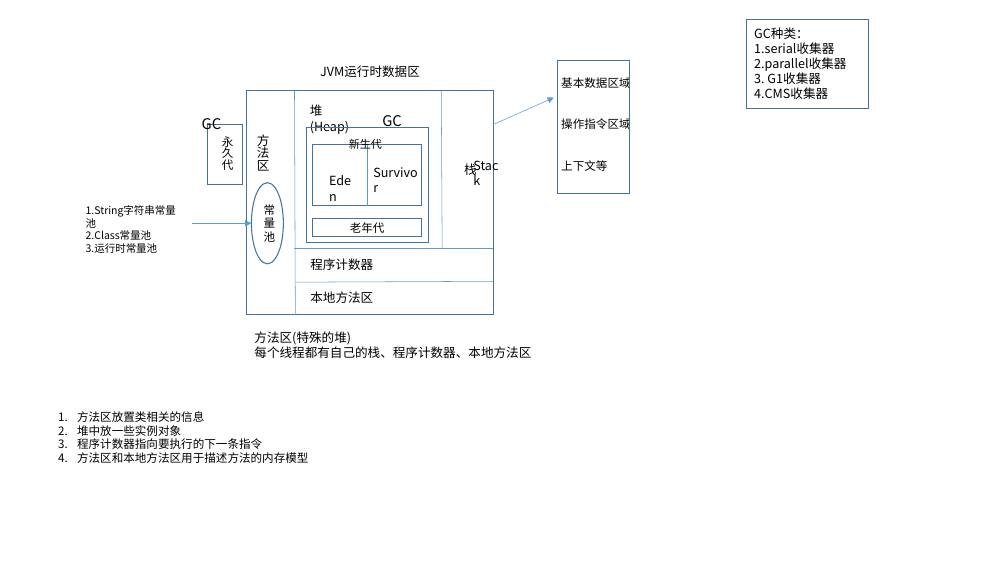
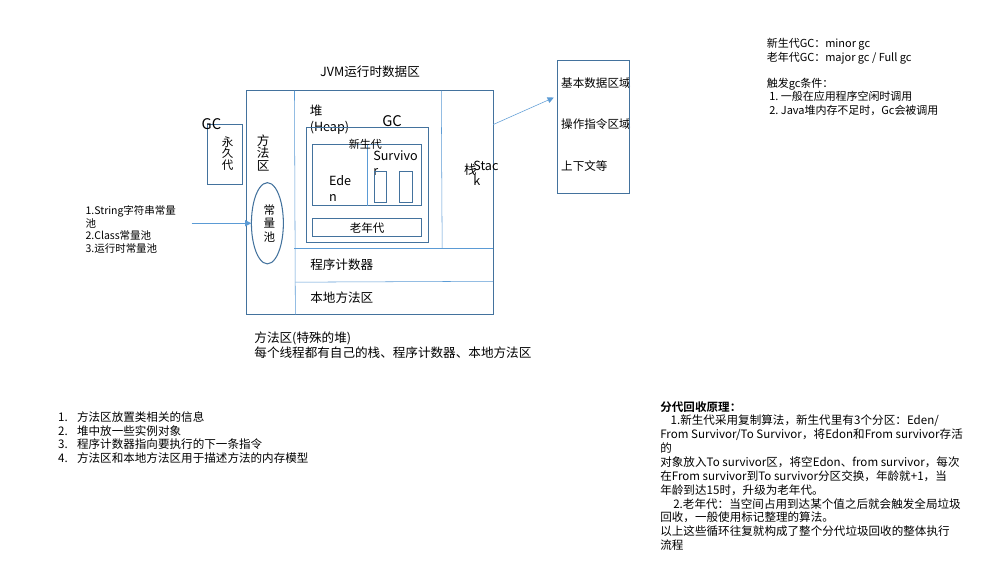
Before and after one commit to dengboyu/future, a slide deck: slide 2 of doc/doc.pptx. Drawn at 1008x567 pixels with LibreOffice and Linux fonts; fonts in the diff are those of the drawing. Boxes give left, top, right and bottom in pixels: in the first picture for what was removed or moved away, otherwise in the second. Text is boxed around its words. In the diff, an @@ line names an element or a change of style, - is before the commit and + after.

```diff
--- a/doc/doc.pptx
+++ b/doc/doc.pptx
@@ rectangle removed at bbox=[747, 19, 869, 108] @@
-GC种类：
-1.serial收集器
-2.parallel收集器
-3. G1收集器
-4.CMS收集器
@@ text added at bbox=[767, 37, 938, 115], 10.5 pt, text #000000 @@
+新生代GC：minor gc
+老年代GC：major gc / Full gc
+触发gc条件：
+1. 一般在应用程序空闲时调用
+2. Java堆内存不足时，Gc会被调用
@@ text "Survivor": place and size @@
-text "Survivor" at bbox=[366, 161, 426, 184]
+text "Survivor" at bbox=[366, 144, 426, 166]
@@ rectangle added at bbox=[374, 171, 387, 203], outline #43739E 1 pt @@
@@ rectangle added at bbox=[400, 171, 413, 203], outline #43739E 1 pt @@
@@ text added at bbox=[660, 401, 960, 550], 11 pt, text #000000 @@
+分代回收原理：
+1.新生代采用复制算法，新生代里有3个分区：Eden/
+From Survivor/To Survivor，将Edon和From survivor存活的
+对象放入To survivor区，将空Edon、from survivor，每次
+在From survivor到To survivor分区交换，年龄就+1，当
+年龄到达15时，升级为老年代。
+2.老年代：当空间占用到达某个值之后就会触发全局垃圾
+回收，一般使用标记整理的算法。
+以上这些循环往复就构成了整个分代垃圾回收的整体执行
+流程
```
Also in this commit, not shown: 1 other slide changed, 2 other files.
